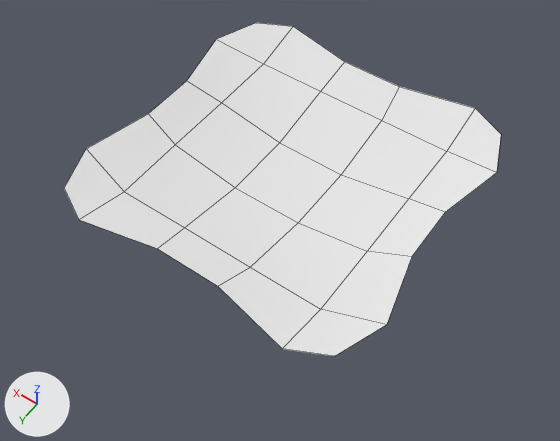
The Blender file dist/Release/MinGW-Windows/data/scene/silde.blend: old version first, new version second.
One viewpoint serves both versions: a camera (50 mm lens) standing at (-45.8, 66.4, 90.6) and looking at (-2.4, 5.7, -4.7). The lights are fixed; the arrows at lower left show +X, +Y and +Z. Mesh edges are drawn as thin lines.
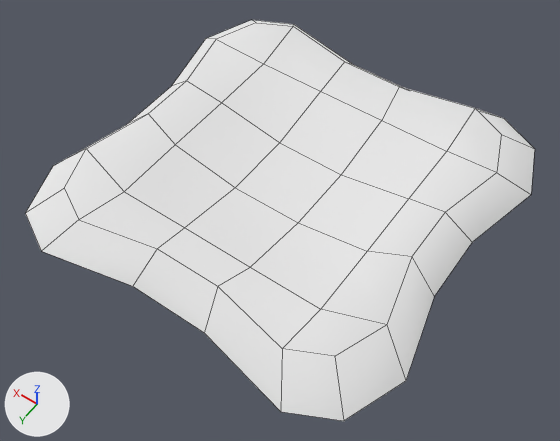
Changed parts and their boxes [x1, y1, x2, y2] in the pictures (560 x 441 px):
```json
{"object": "Plane", "change": "reshaped", "before": [64, 23, 501, 356], "after": [25, 20, 535, 421], "on screen": "17% wider, 20% taller"}
{"part": 1, "of": "me_plane", "change": "added", "after": [25, 20, 535, 421]}
```

Edits to the scene script, one JSON object a line:
```json
{"block": "me_plane", "where": "# used by ob_plane; location = (0.0, 0.0, 2.4); scale = (30.0, 30.0, 18.0)"}
{"op": "remove", "block": "me_plane", "code": "me_plane.from_pydata(...)  # 36 vertices, 25 faces; spans x -0.9..0.9, y -0.9..0.9, z -0.27..0.0"}
{"op": "add", "block": "me_plane", "code": "me_plane.from_pydata(...)  # 56 vertices, 45 faces; spans x -1.08..1.08, y -1.08..1.08, z -0.27..0.0"}
{"block": "me_plane", "change": "me_plane part 1"}
{"block": "me_plane", "change": "20 vertices are added at x -1.08..1.08, y -1.08..1.08, z -0.25"}
{"block": "me_plane", "change": "20 new faces join them"}
```
